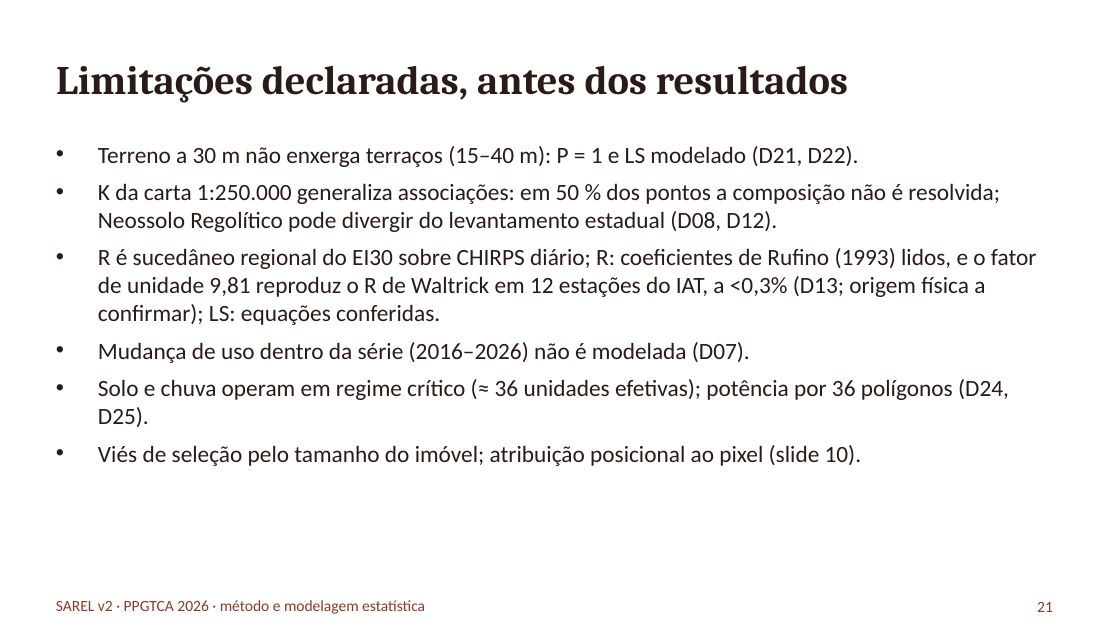
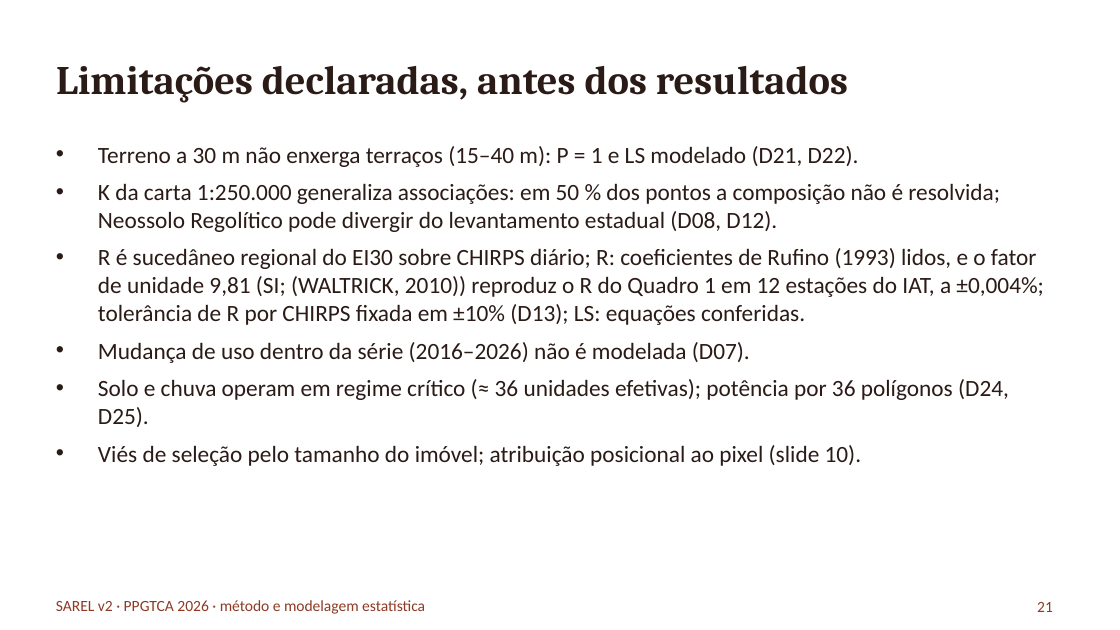
Before and after one commit to RedZardoz/localizador-erosao-v02, a slide deck: slide 21 of docs/Apresentacao_Pesquisa_SAREL_2026-10-06.pptx. Drawn at 1120x630 pixels with LibreOffice and Linux fonts; fonts in the diff are those of the drawing. Boxes give left, top, right and bottom in pixels: in the first picture for what was removed or moved away, otherwise in the second. Text is boxed around its words. In the diff, an @@ line names an element or a change of style, - is before the commit and + after.

```diff
--- a/docs/Apresentacao_Pesquisa_SAREL_2026-10-06.pptx
+++ b/docs/Apresentacao_Pesquisa_SAREL_2026-10-06.pptx
@@ text at (98, 248, 1044, 325): text changed @@
-• R é sucedâneo regional do EI30 sobre CHIRPS diário; R: coeficientes de Rufino (1993) lidos, e o fator de unidade 9,81 reproduz o R de Waltrick em 12 estações do IAT, a <0,3% (D13; origem física a confirmar); LS: equações conferidas.
+• R é sucedâneo regional do EI30 sobre CHIRPS diário; R: coeficientes de Rufino (1993) lidos, e o fator de unidade 9,81 (SI; (WALTRICK, 2010)) reproduz o R do Quadro 1 em 12 estações do IAT, a ±0,004%; tolerância de R por CHIRPS fixada em ±10% (D13); LS: equações conferidas.
```
Also in this commit, not shown: 4 other slides changed, 1 slide added, 13 other files.
